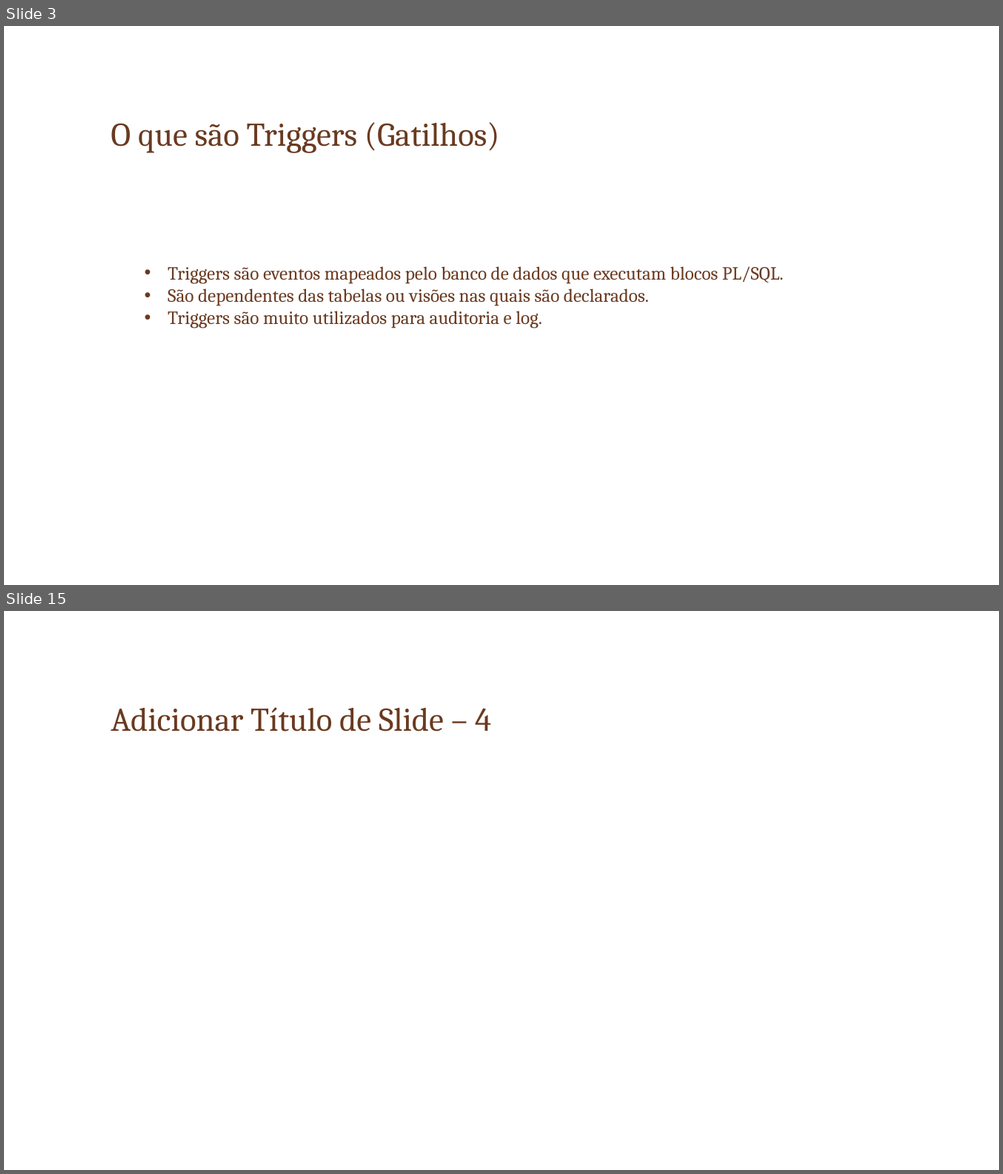
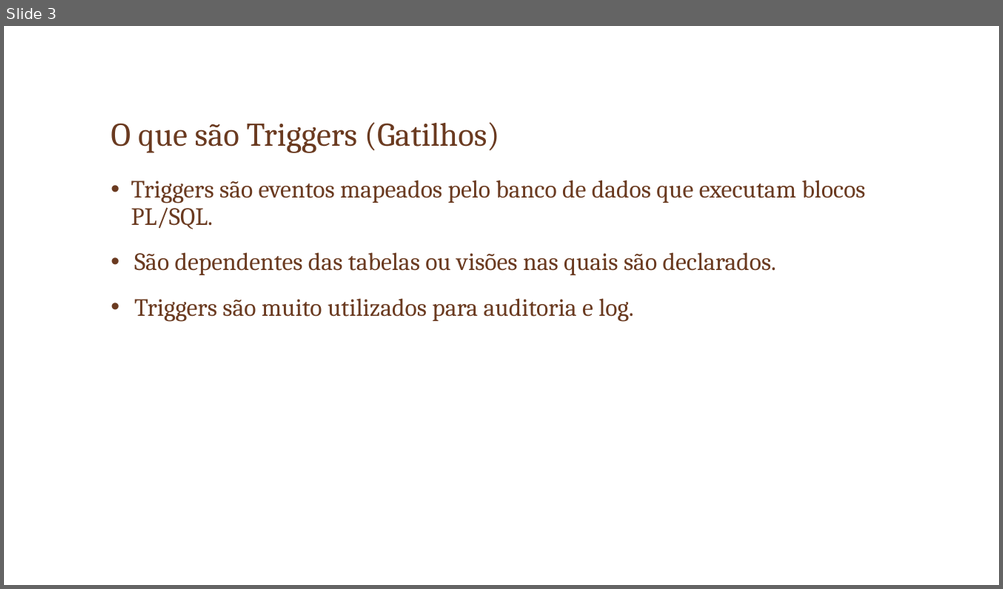
Before and after one commit to robsoncartes/group-vii-triggers, a slide deck: SlideApresentacao/TRIGGERS.pptx. Shown one above the other, each under a label of ours: slides 3 and 15 before the commit, slide 3 after it; the slides between them are not shown. The pictures are 1003x1174 and 1003x589 pixels, drawn with LibreOffice and Linux fonts; fonts in the diff are those of the drawing; background and template pictures are left out. Boxes give left, top, right and bottom in pixels: in the first picture for what was removed or moved away, otherwise in the second. Text is boxed around its words. In the diff, an @@ line names an element or a change of style, - is before the commit and + after.

```diff
--- a/SlideApresentacao/TRIGGERS.pptx
+++ b/SlideApresentacao/TRIGGERS.pptx
@@ slide 15 removed at (4, 611, 999, 1170), background picture (left out) @@
@@ title removed at (111, 707, 491, 732) @@
-Adicionar Título de Slide – 4
@@ slide 3 changed as well @@
@@ text "Triggers são eventos mapeados pelo ...": place and size @@
-text "Triggers são eventos mapeados pelo ..." at (168, 266, 783, 329)
+text "Triggers são eventos mapeados pelo ..." at (131, 180, 865, 322)
@@ text "Triggers são eventos mapeados pelo ..." at (131, 180, 865, 322): size 18 to 24 pt; indent changed; line spacing 1 to 0.9; more space between paragraphs @@
```
Also in this commit, not shown: 1 other slide changed, 7 slides added, 11 other slides removed, 5 other files.
